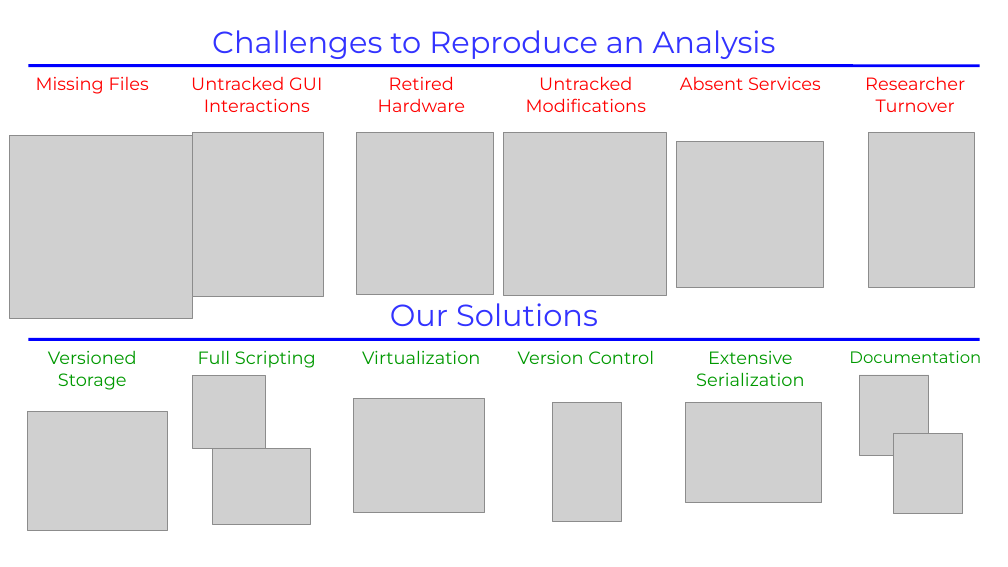
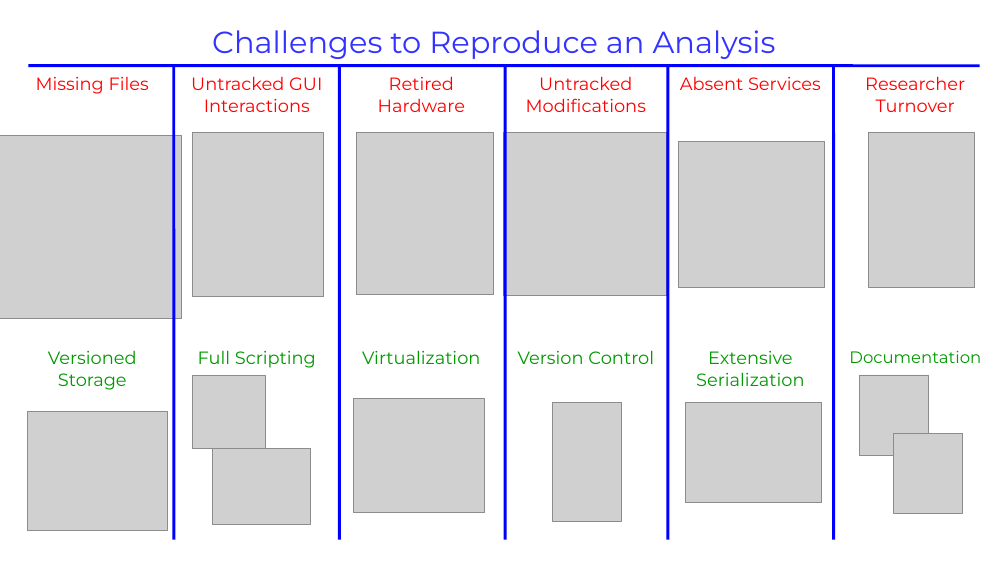
Before and after one commit to maptracker/EARL-2018, a slide deck: slide 3 of BCBB Lightning Talk/BCBB Lightning Talk.odp (slide 1 before the commit). Drawn at 1008x567 pixels with LibreOffice and Linux fonts; fonts in the diff are those of the drawing; grey boxes stand for pictures. Boxes give left, top, right and bottom in pixels: in the first picture for what was removed or moved away, otherwise in the second. Text is boxed around its words. In the diff, an @@ line names an element or a change of style, - is before the commit and + after.

```diff
--- a/BCBB Lightning Talk/BCBB Lightning Talk.odp
+++ b/BCBB Lightning Talk/BCBB Lightning Talk.odp
@@ line added from (174, 66) to (174, 540), #0000FF 2.3 pt @@
@@ line added from (339, 66) to (339, 540), #0000FF 2.3 pt @@
@@ line moved from (28, 339) - (980, 339) to (505, 66) - (505, 540) @@
@@ line added from (668, 66) to (668, 540), #0000FF 2.3 pt @@
@@ line added from (833, 66) to (833, 540), #0000FF 2.3 pt @@
@@ picture: place and size @@
-picture at [9, 135, 192, 318]
+picture at [0, 135, 181, 318]
@@ text removed at [390, 303, 598, 326] @@
-Our Solutions
```
Also in this commit, not shown: 1 other slide changed, 2 slides added, 1 slide removed, 1 other file.
